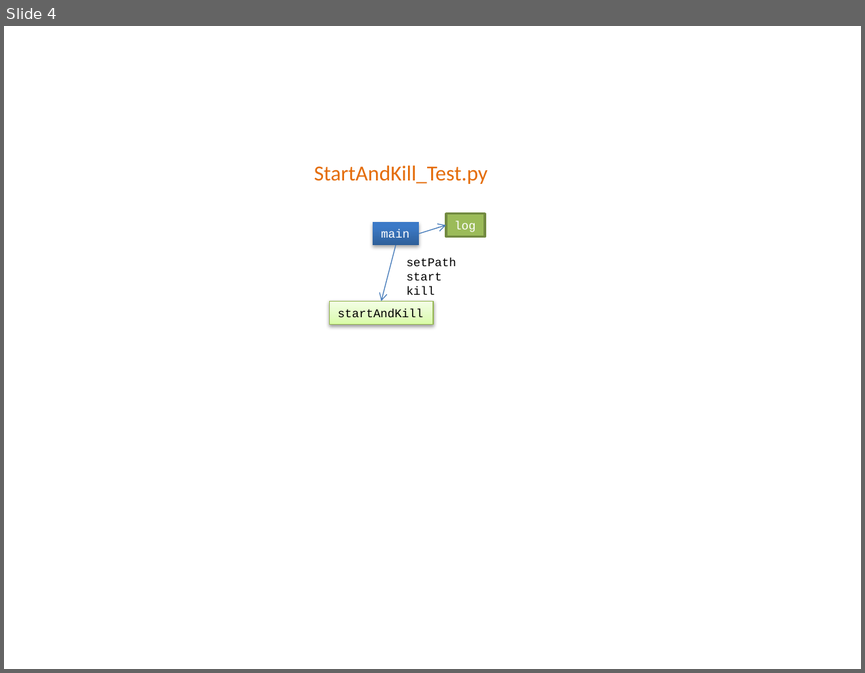
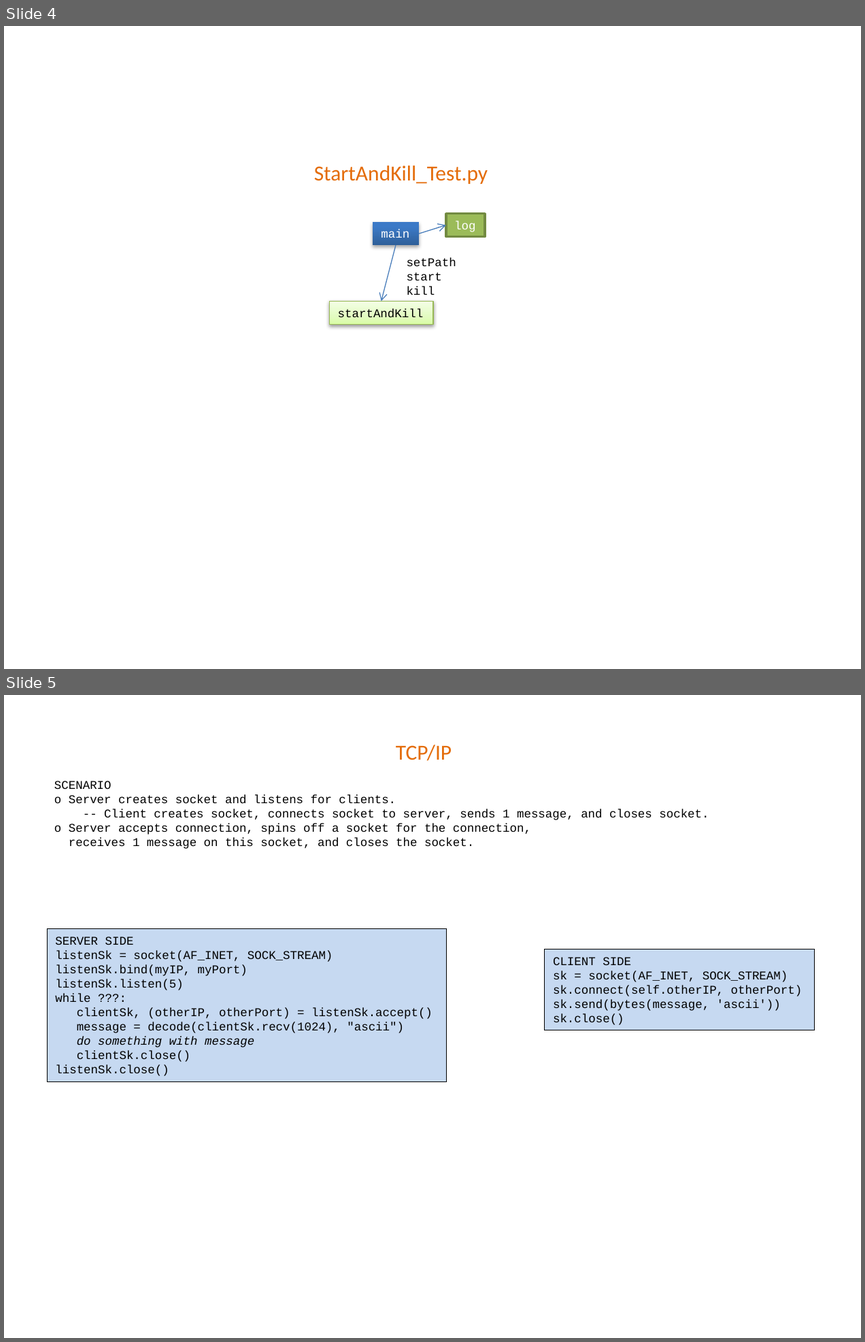
Before and after one commit to mlozborne/motin, a slide deck: Scripting/ScriptingDocumenation/DesignDiagrams.pptx. Shown one above the other, each under a label of ours: slide 4 before the commit, slides 4 and 5 after it. The pictures are 865x673 and 865x1342 pixels, drawn with LibreOffice and Linux fonts; fonts in the diff are those of the drawing. Boxes give left, top, right and bottom in pixels: in the first picture for what was removed or moved away, otherwise in the second. Text is boxed around its words. In the diff, an @@ line names an element or a change of style, - is before the commit and + after.

```diff
--- a/Scripting/ScriptingDocumenation/DesignDiagrams.pptx
+++ b/Scripting/ScriptingDocumenation/DesignDiagrams.pptx
@@ slide 5 added at (x1=4, y1=695, x2=861, y2=1338), background #FFFFFF @@
@@ text added at (x1=396, y1=745, x2=451, y2=761), 18 pt, text #E46C0A @@
+TCP/IP
@@ text added at (x1=54, y1=781, x2=708, y2=849), 10 pt, text #000000 @@
+SCENARIO
+o Server creates socket and listens for clients.
+-- Client creates socket, connects socket to server, sends 1 message, and closes socket.
+o Server accepts connection, spins off a socket for the connection,
+receives 1 message on this socket, and closes the socket.
@@ rectangle added at (x1=47, y1=929, x2=446, y2=1081), fill #C6D9F1, outline #000000 0.75 pt, 10 pt, text #000000 @@
+SERVER SIDE
+listenSk = socket(AF_INET, SOCK_STREAM)
+listenSk.bind(myIP, myPort)
+listenSk.listen(5)
+while ???:
+clientSk, (otherIP, otherPort) = listenSk.accept()
+message = decode(clientSk.recv(1024), "ascii")
+do something with message
+clientSk.close()
+listenSk.close()
@@ rectangle added at (x1=545, y1=949, x2=815, y2=1030), fill #C6D9F1, outline #000000 0.75 pt, 10 pt, text #000000 @@
+CLIENT SIDE
+sk = socket(AF_INET, SOCK_STREAM)
+sk.connect(self.otherIP, otherPort)
+sk.send(bytes(message, 'ascii'))
+sk.close()
```
Also in this commit, not shown: 1 other slide added, 3 other files.
